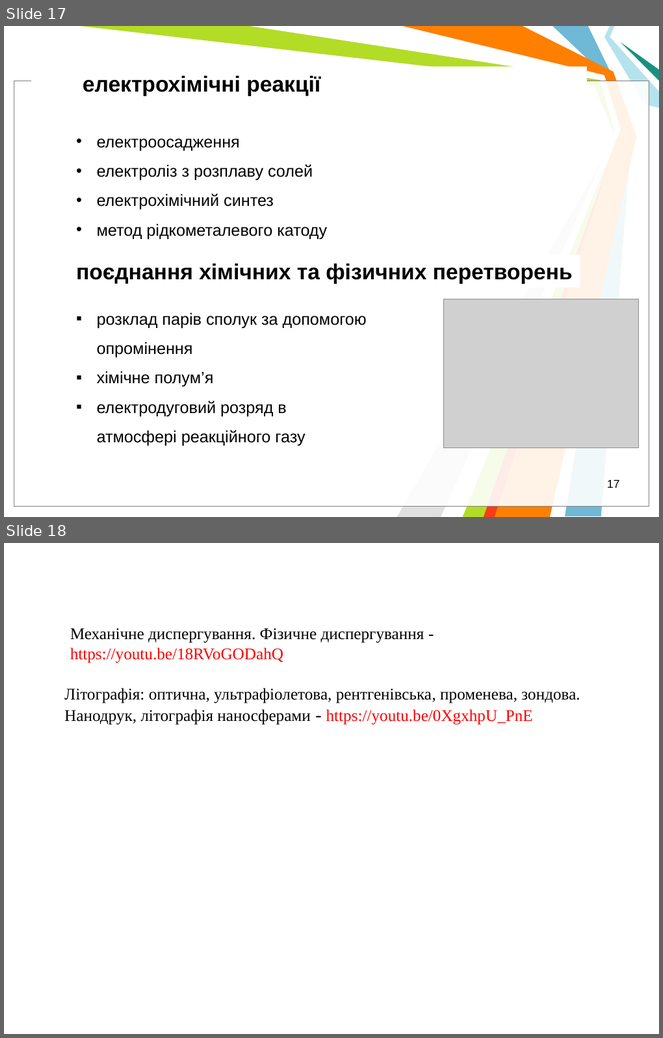
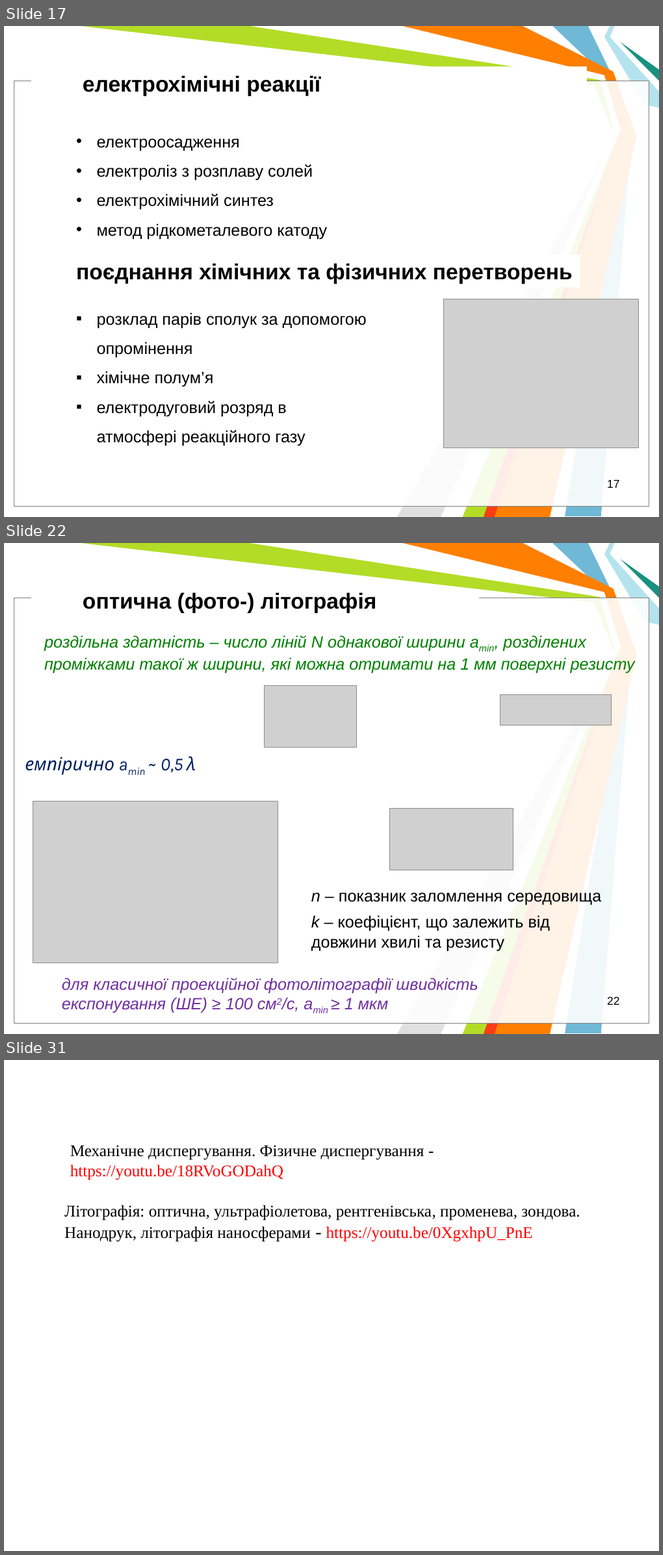
Before and after one commit to l432/NMK, a slide deck: Lecture/nanoSystem/2021_22/Present/OsnFizNanoV2.ppt. Shown one above the other, each under a label of ours: slides 17 and 18 before the commit, slides 17, 22 and 31 after it; the slides between them are not shown. The pictures are 663x1038 and 663x1555 pixels, drawn with LibreOffice and Linux fonts; fonts in the diff are those of the drawing; grey boxes stand for pictures; background and template pictures are left out. Boxes give left, top, right and bottom in pixels: in the first picture for what was removed or moved away, otherwise in the second. Text is boxed around its words. In the diff, an @@ line names an element or a change of style, - is before the commit and + after.

```diff
--- a/Lecture/nanoSystem/2021_22/Present/OsnFizNanoV2.ppt
+++ b/Lecture/nanoSystem/2021_22/Present/OsnFizNanoV2.ppt
@@ slide 22 added at [4,543,659,1034], background #FFFFFF; not listed: 11 template elements that a slide beside it also shows @@
@@ text added at [83,592,377,613], 24 pt, text #000000, bold @@
+оптична (фото-) літографія
@@ text added at [44,635,635,674], 18 pt, text #008000, italic @@
+роздільна здатність – число ліній N однакової ширини amin, розділених проміжками такої ж ширини, які можна отримати на 1 мм поверхні резисту
@@ picture added at [264,686,356,747] @@
@@ picture added at [500,694,611,725] @@
@@ text added at [25,756,196,775], 20 pt, text #002060, italic @@
+емпірично amin ~ 0,5 λ
@@ picture added at [33,801,278,963] @@
@@ picture added at [390,809,514,871] @@
@@ text added at [311,893,601,906], 18 pt, text #000000 @@
+n – показник заломлення середовища
@@ text added at [311,915,551,951], 18 pt, text #000000 @@
+k – коефіцієнт, що залежить від довжини хвилі та резисту
@@ text added at [62,978,478,1014], 18 pt, text #7030A0, italic @@
+для класичної проекційної фотолітографії швидкість експонування (ШЕ) ≥ 100 см2/c, amin ≥ 1 мкм
@@ page number added at [607,997,620,1005], 12.5 pt, text #000000 @@
+22
@@ what was slide 18 is now slide 31 @@
```
Also in this commit, not shown: 12 other slides added.
